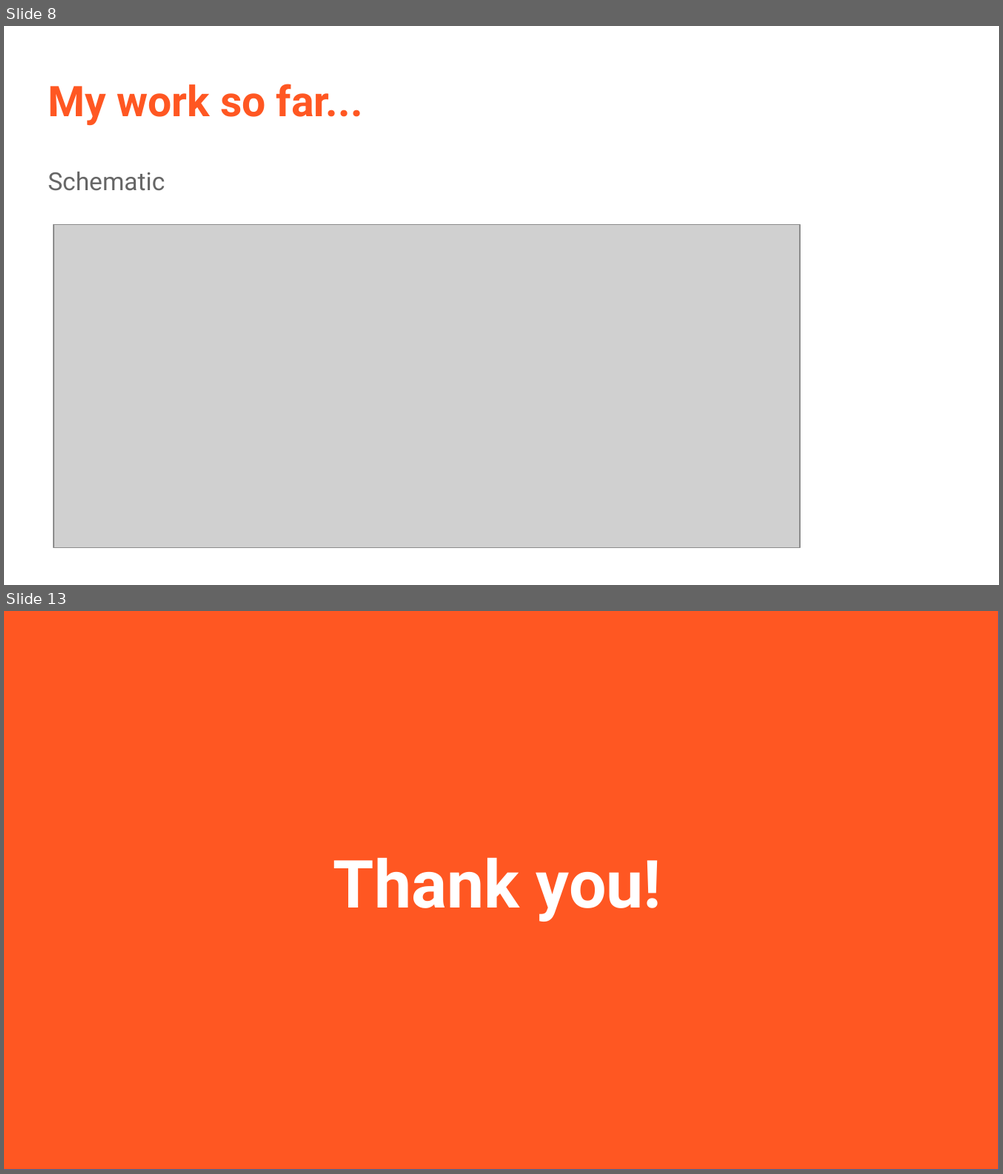
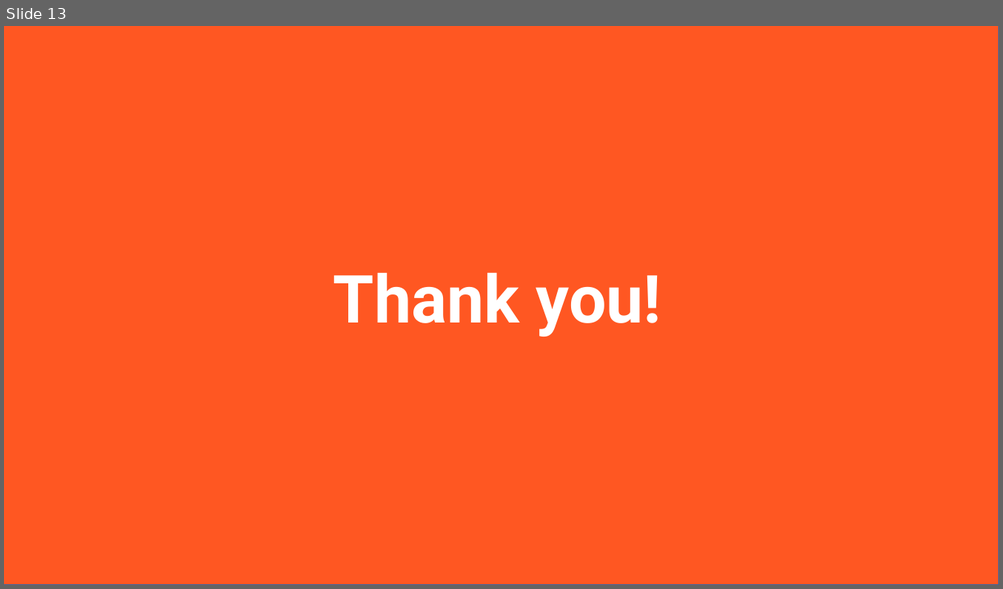
Before and after one commit to stratoscience25/arduino-workshop-logan, a slide deck: Ham xposition presentation/LoganCaramanna_Presentation.odp. Shown one above the other, each under a label of ours: slides 8 and 13 before the commit, slide 13 after it; the slides between them are not shown. The pictures are 1003x1174 and 1003x589 pixels, drawn with LibreOffice and Linux fonts; fonts in the diff are those of the drawing; grey boxes stand for pictures. Boxes give left, top, right and bottom in pixels: in the first picture for what was removed or moved away, otherwise in the second. Text is boxed around its words. In the diff, an @@ line names an element or a change of style, - is before the commit and + after.

```diff
--- a/Ham xposition presentation/LoganCaramanna_Presentation.odp
+++ b/Ham xposition presentation/LoganCaramanna_Presentation.odp
@@ slide 8 removed at <box>4,26,999,585</box>, background #FFFFFF @@
@@ title removed at <box>48,84,363,125</box> @@
-My work so far...
@@ text removed at <box>48,172,165,191</box> @@
-Schematic
@@ picture removed at <box>54,225,800,548</box> @@
```
Also in this commit, not shown: 10 slides changed, 2 slides added, 1 other slide removed, 14 other files.
